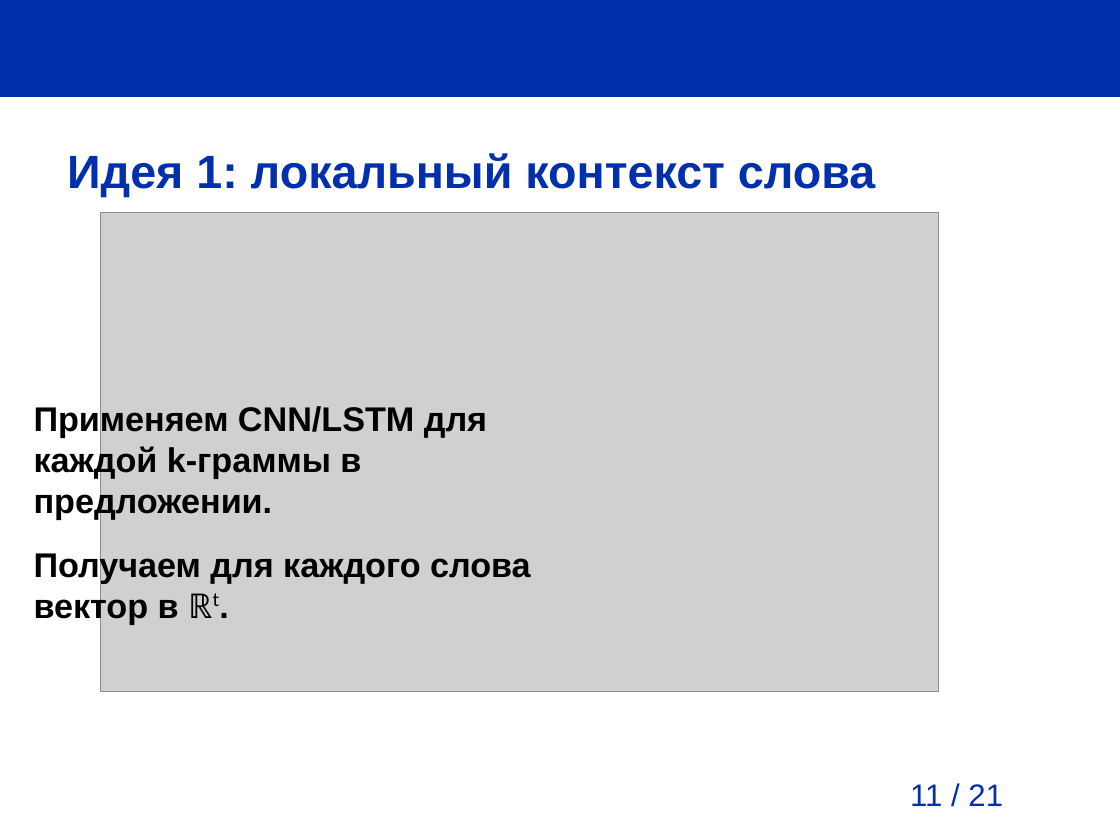
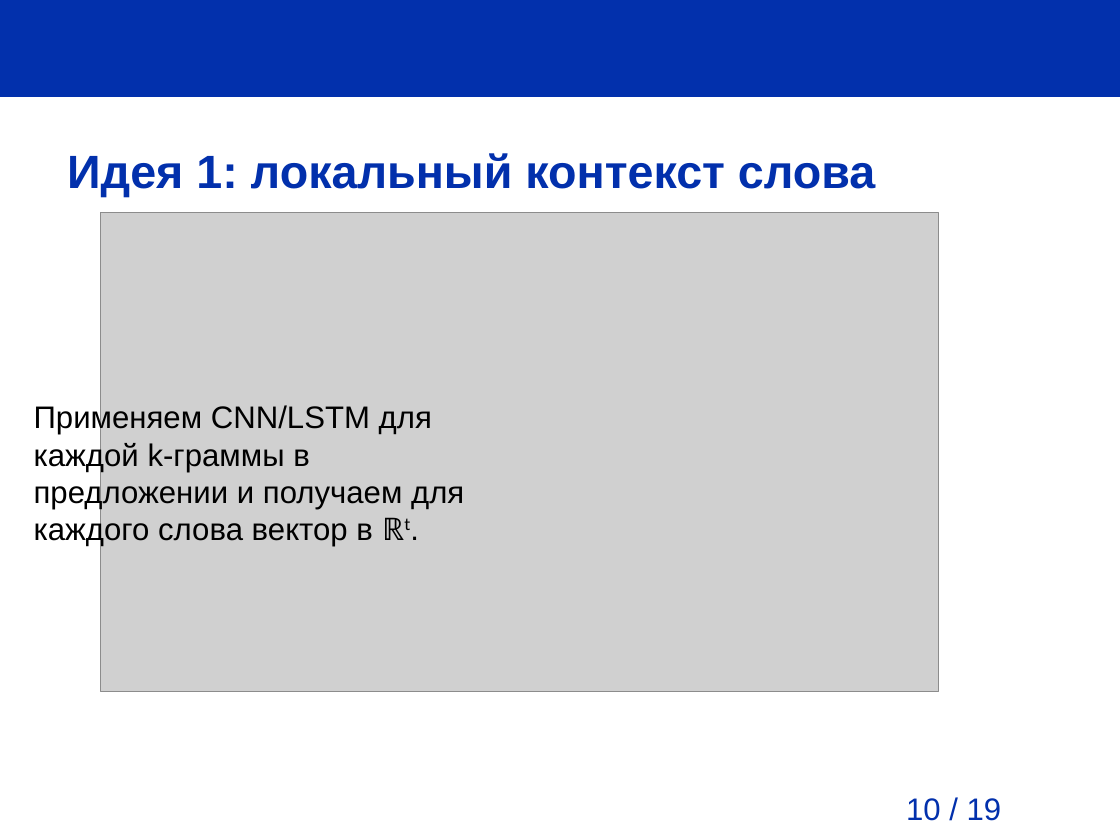
Before and after one commit to pva701/bachelor-thesis, a slide deck: slide 10 of presentation/presentation.odp (slide 11 before the commit). Drawn at 1120x840 pixels with LibreOffice and Linux fonts; fonts in the diff are those of the drawing; grey boxes stand for pictures; background and template pictures are left out. Boxes give left, top, right and bottom in pixels: in the first picture for what was removed or moved away, otherwise in the second. Text is boxed around its words. In the diff, an @@ line names an element or a change of style, - is before the commit and + after.

```diff
--- a/presentation/presentation.odp
+++ b/presentation/presentation.odp
@@ text at [34,404,464,547]: text changed; size 22 to 20 pt; bold off @@
-Применяем CNN/LSTM для каждой k-граммы в предложении.
-Получаем для каждого слова вектор в ℝt.
+Применяем CNN/LSTM для каждой k-граммы в предложении и получаем для каждого слова вектор в ℝt.
@@ page number added at [906,798,1002,821], 20 pt, text #0230AC @@
+10 / 19
@@ page number removed at [910,784,1003,806] @@
-11 / 21
```
Also in this commit, not shown: 14 other slides changed, 7 slides added, 5 slides removed, 15 other files.
